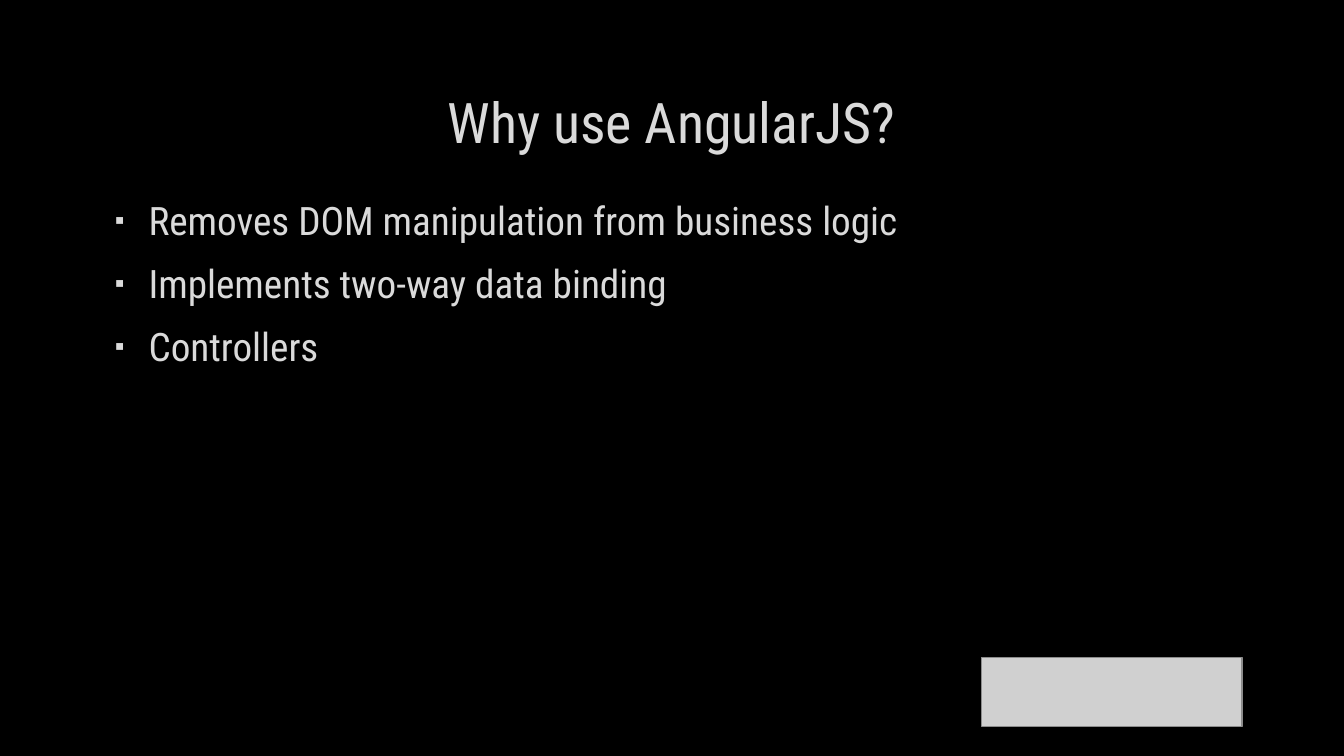
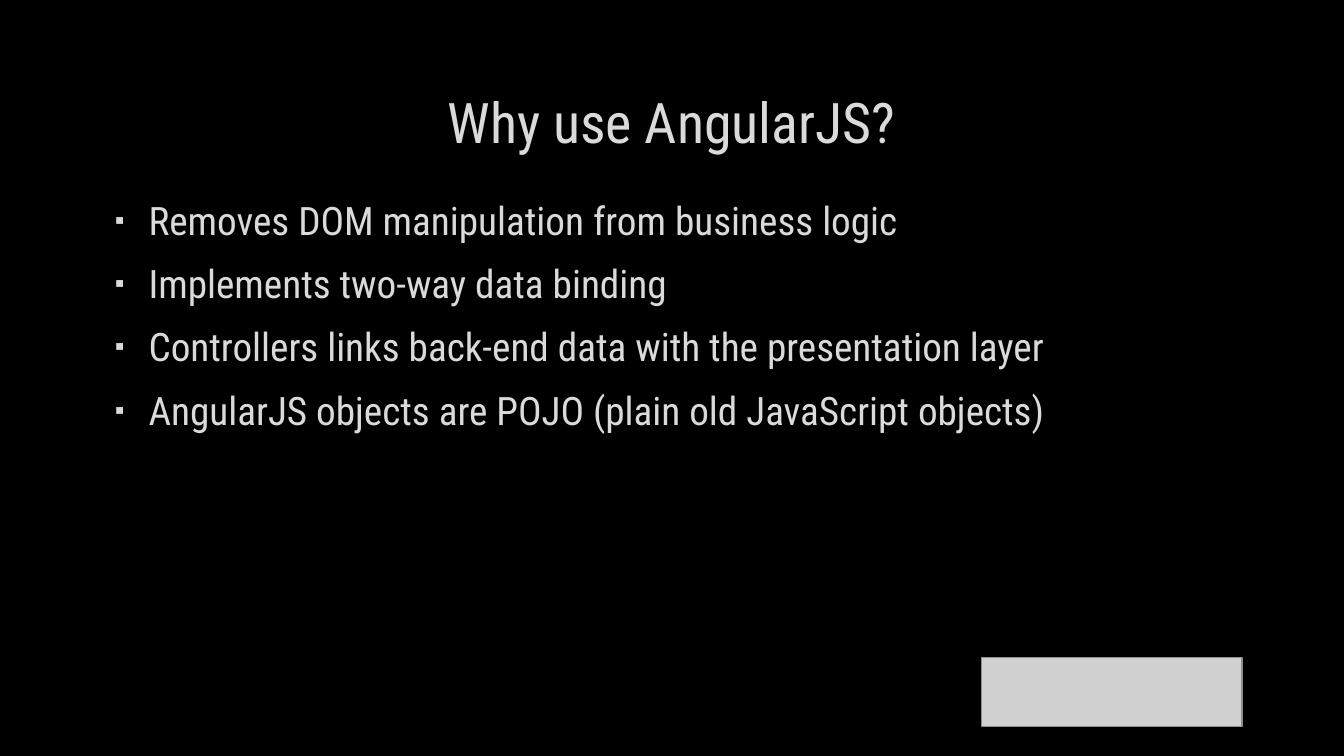
Before and after one commit to ODCSilva/Gap-Analysis, a slide deck: slide 3 of AngularJS Presentation.pptx. Drawn at 1344x756 pixels with LibreOffice and Linux fonts; fonts in the diff are those of the drawing; grey boxes stand for pictures; background and template pictures are left out. Boxes give left, top, right and bottom in pixels: in the first picture for what was removed or moved away, otherwise in the second. Text is boxed around its words. In the diff, an @@ line names an element or a change of style, - is before the commit and + after.

Commit message:
modified pptx

```diff
--- a/AngularJS Presentation.pptx
+++ b/AngularJS Presentation.pptx
@@ text at (149, 331, 1044, 434): text changed @@
-▪ Controllers
+▪ Controllers links back-end data with the presentation layer
+▪ AngularJS objects are POJO (plain old JavaScript objects)
```
Also in this commit, not shown: 1 other slide changed, 1 slide added.
